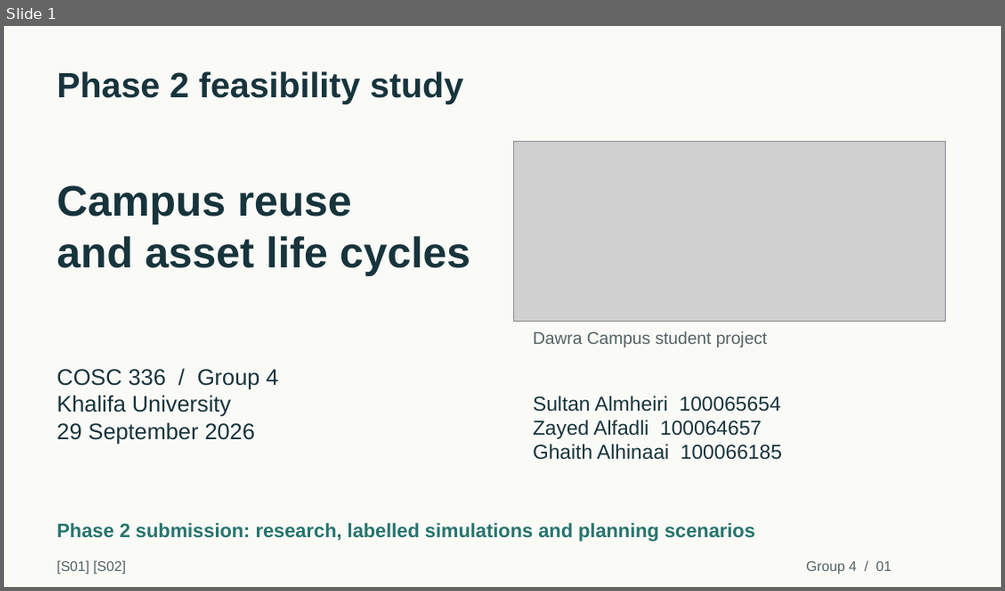
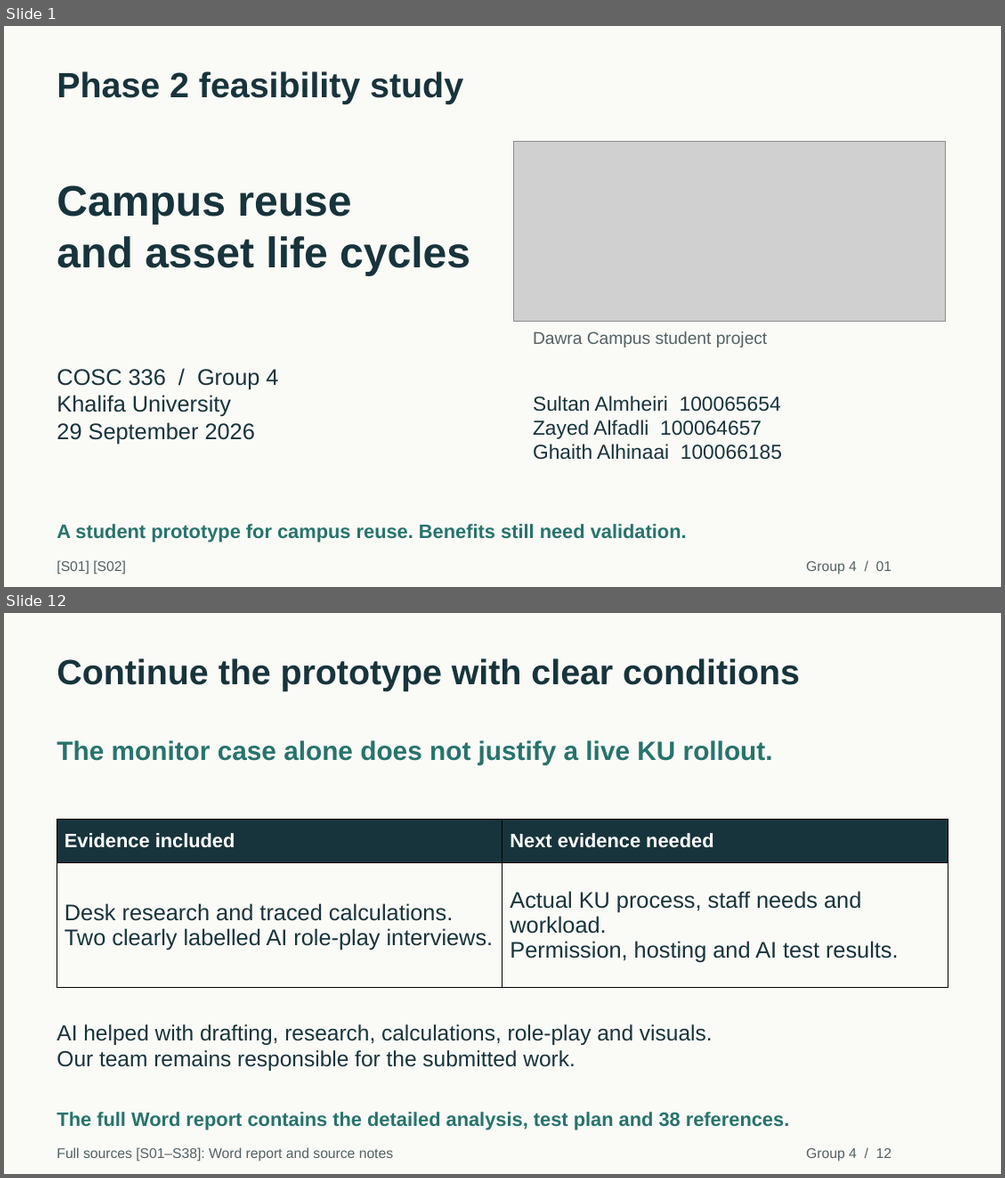
Before and after one commit to duqins/ITS, a slide deck: docs/phase2/final/Dawra_Campus_Phase2_Presentation.pptx. Shown one above the other, each under a label of ours: slide 1 before the commit, slides 1 and 12 after it; the slides between them are not shown. The pictures are 1005x591 and 1005x1178 pixels, drawn with LibreOffice and Linux fonts; fonts in the diff are those of the drawing; grey boxes stand for pictures. Boxes give left, top, right and bottom in pixels: in the first picture for what was removed or moved away, otherwise in the second. Text is boxed around its words. In the diff, an @@ line names an element or a change of style, - is before the commit and + after.

Commit message:
docs(phase2): shorten class presentation to 12 slides

```diff
--- a/docs/phase2/final/Dawra_Campus_Phase2_Presentation.pptx
+++ b/docs/phase2/final/Dawra_Campus_Phase2_Presentation.pptx
@@ slide 12 added at box(4, 613, 1001, 1174), background #FAFAF7 @@
@@ text added at box(57, 658, 800, 691), 33.8 pt, text #17343C, bold @@
+Continue the prototype with clear conditions
@@ text added at box(57, 740, 773, 764), 25.5 pt, text #26746D, bold @@
+The monitor case alone does not justify a live KU rollout.
@@ table added at box(57, 819, 948, 988), 2 rows, 2 columns @@
+Evidence included | Next evidence needed
+Desk research and traced calculations. / Two clearly labelled AI role-play interviews. | Actual KU process, staff needs and workload. / Permission, hosting and AI test results.
@@ text added at box(57, 1024, 712, 1070), 21 pt, text #17343C @@
+AI helped with drafting, research, calculations, role-play and visuals.
+Our team remains responsible for the submitted work.
@@ text added at box(57, 1111, 789, 1130), 18.8 pt, text #26746D, bold @@
+The full Word report contains the detailed analysis, test plan and 38 references.
@@ text added at box(57, 1147, 393, 1161), 13.5 pt, text #526264 @@
+Full sources [S01–S38]: Word report and source notes
@@ text added at box(806, 1148, 891, 1161), 13.5 pt, text #526264 @@
+Group 4 / 12
@@ slide 1 changed as well @@
@@ text at box(57, 524, 687, 542): text changed @@
-Phase 2 submission: research, labelled simulations and planning scenarios
+A student prototype for campus reuse. Benefits still need validation.
```
Also in this commit, not shown: 3 other slides changed, 7 other slides added, 48 slides removed, 3 other files.
